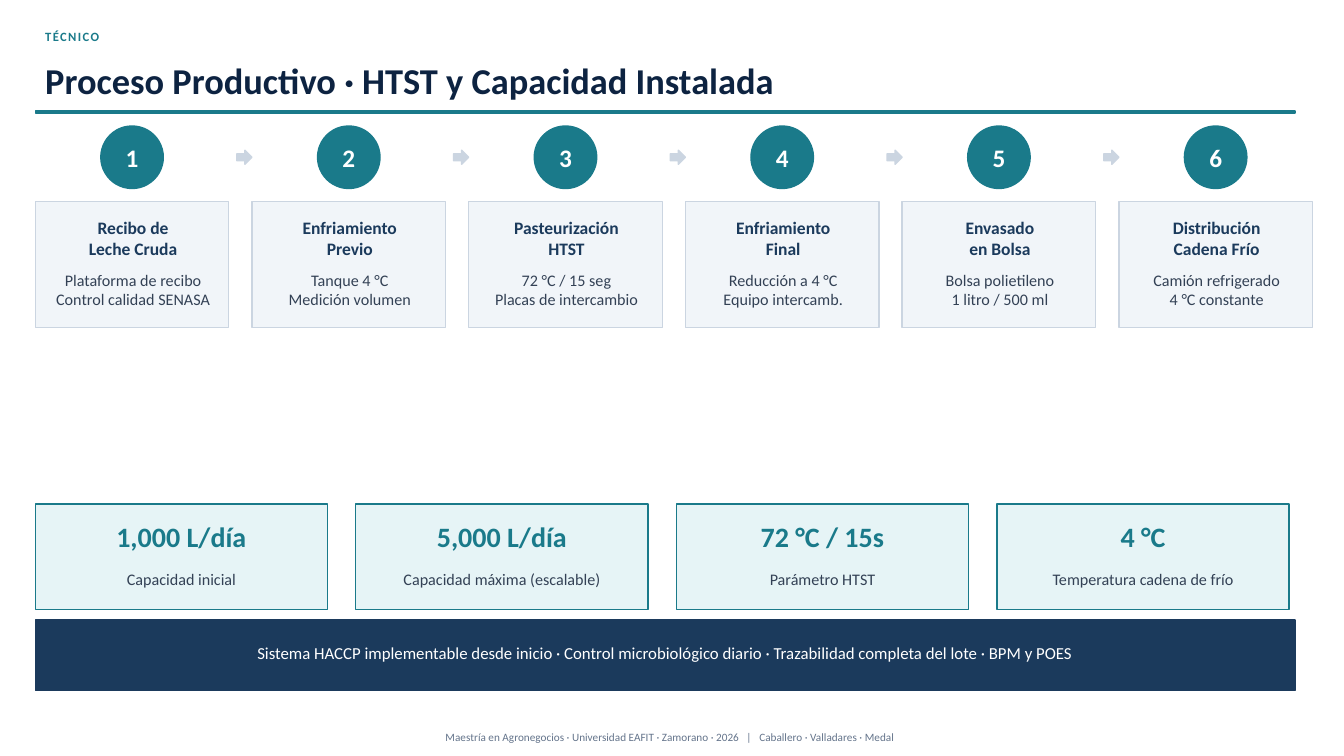
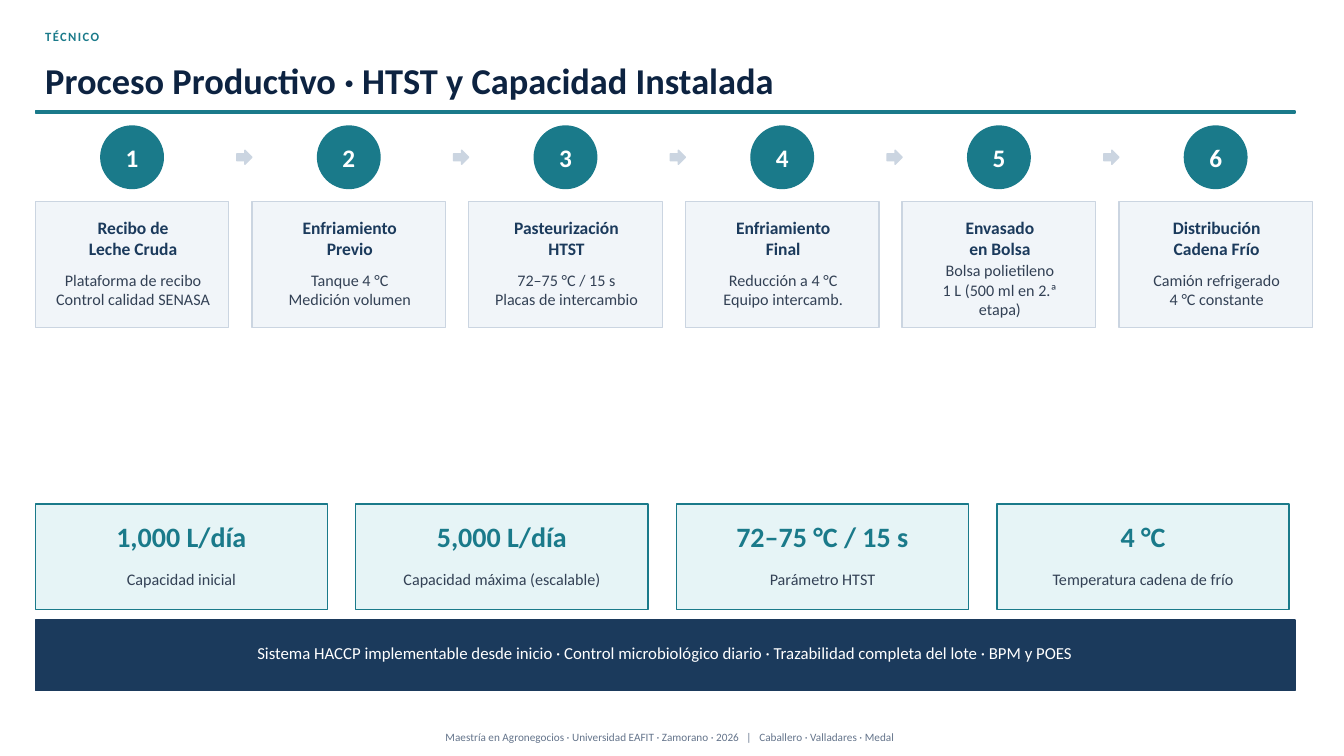
Before and after one commit to modelqdeluxe-ops/ss, a slide deck: slide 15 of Defensa_Tesis_Jaime_Fredy_Horacio_corregida.pptx. Drawn at 1344x756 pixels with LibreOffice and Linux fonts; fonts in the diff are those of the drawing. Boxes give left, top, right and bottom in pixels: in the first picture for what was removed or moved away, otherwise in the second. Text is boxed around its words. In the diff, an @@ line names an element or a change of style, - is before the commit and + after.

```diff
--- a/Defensa_Tesis_Jaime_Fredy_Horacio_corregida.pptx
+++ b/Defensa_Tesis_Jaime_Fredy_Horacio_corregida.pptx
@@ text at (517,275,615,286): text changed @@
-72 °C / 15 seg
+72–75 °C / 15 s
@@ text at (943,284,1057,318): text changed @@
-1 litro / 500 ml
+1 L (500 ml en 2.ª etapa)
@@ text at (736,527,908,547): text changed @@
-72 °C / 15s
+72–75 °C / 15 s
```
Also in this commit, not shown: 12 other slides changed, 1 other file.
